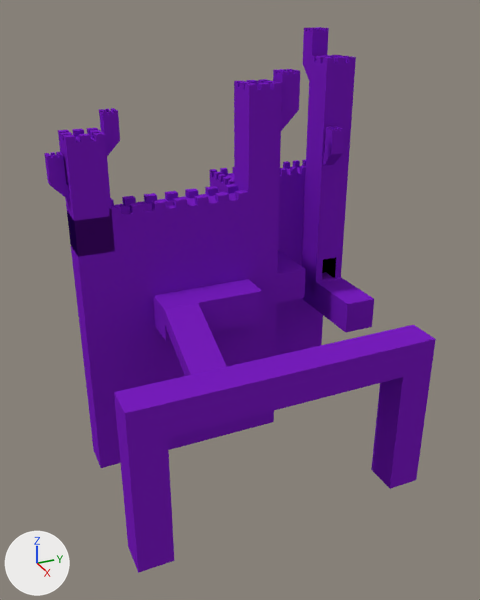
Two versions of the Blender file Assets/Models/level1_prototype.blend, one commit apart.
Before and after are seen from a 50 mm lens placed at (28.9, -16.8, 18.6), pointed at (-3.4, -2.2, 2.5). Arrows for +X, +Y and +Z are at lower left; the lights stay in place.
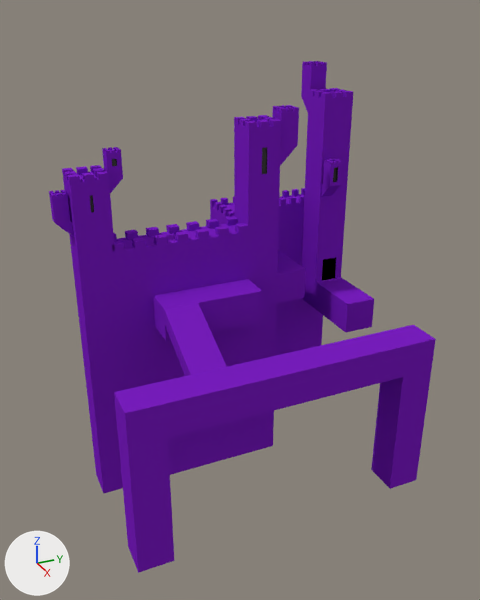
Commit message: modified level1 model

Pixel boxes (x1, y1, x2, y2) of what changed, in the pictures (480 x 600 px; the box of a moved part takes in the faces that stretch with it):
'Cube.003', moved: before (67, 184, 248, 468); after (71, 216, 248, 493)
'Cube.007', moved: before (304, 55, 356, 225); after (302, 88, 353, 254)
'Cube.005', reshaped, moved: before (234, 79, 282, 199); after (234, 115, 281, 232)
'Cube.002', moved: before (210, 167, 279, 429); after (210, 197, 278, 453)
'Cube.006', reshaped, moved (7% narrower, 28% shorter): before (58, 128, 115, 257); after (62, 165, 115, 257)
'Cube.004', moved: before (275, 160, 323, 356); after (275, 188, 323, 356)
'Cube.011', moved: before (273, 69, 300, 131); after (272, 105, 299, 166)
'Cube.010', moved: before (303, 27, 329, 79); after (301, 61, 327, 112)
'Cube.009', moved: before (44, 152, 70, 201); after (49, 190, 74, 237)
'Cube.008', moved: before (99, 108, 120, 156); after (102, 147, 123, 193)
'Cube.012', moved: before (323, 126, 344, 166); after (321, 159, 342, 197)
part 1 of me_cube_022, moved or reshaped: before (302, 245, 343, 294); after (302, 245, 343, 308)
part 2 of me_cube_007, built on: before (248, 89, 282, 199); after (248, 126, 281, 229)
part 3 of me_cube_008, built on: before (58, 136, 115, 257); after (63, 175, 115, 257)

What the commit changed:
Material 'Material.001' (mat_material_001) is new.
Its base color is (0.0536, 0.0536, 0.0536) (black #414141).
me_cube_022 has 24 vertices, 20 faces and spans x -1.0..1.0, y -1.0..1.0, z -2.0..3.0.
me_cube_022 is used by ob_door; location (-8.0, 6.0, 2.0).
Verts and faces of me_cube_022; kept vertices keep their numbers, new ones are numbered from 24.
Before the commit, vertices of me_cube_022: 0 (1.0, 1.0, -2.0), 1 (1.0, -1.0, -2.0) at pixel (315, 295), 2 (-1.0, -1.0, -2.0), 3 (-1.0, 1.0, -2.0).
Part 1, on me_cube_022:
Vertices 0 to 3 move by (0.0, 0.0, -1.0).
me_cube_007 is used by ob_cube_005; location (-6.0, 0.0, 11.0); scale (1.0, 1.0, 3.0).
me_cube_007 had 149 vertices, 133 faces and spanned x -1.0..1.0, y -1.0..1.0, z -1.0..1.1.
me_cube_007 now has 171 vertices, 155 faces and spans x -1.0..1.0, y -1.0..1.0, z -1.0..1.1.
Part 2, on me_cube_007:
1 face is deleted.
11 vertices are added at x 0.9, y -0.17..0.17, z 0.12..0.62.
11 new vertices lie (0.1, 0.0, 0.0) away from vertices in x 0.9, y -0.17..0.17, z 0.12..0.62.
12 new faces join them, mat_material_001 (black #414141).
11 new faces join them, mat_material_025 (purple #7b1fc2).
me_cube_007 now uses material mat_material_001 (black #414141).
me_cube_008 is used by ob_cube_006; location (-6.0, -10.0, 9.0); scale (1.0, 1.0, 3.0).
me_cube_008 had 149 vertices, 133 faces and spanned x -1.0..1.0, y -1.0..1.0, z -1.0..1.1.
me_cube_008 now has 171 vertices, 155 faces and spans x -1.0..1.0, y -1.0..1.0, z -0.33..1.1.
Part 3, on me_cube_008:
4 vertices are removed from x -1.0..1.0, y -1.0..1.0, z -1.0.
5 faces are deleted.
15 vertices are added at x -1.0..1.0, y -1.0..1.0, z -0.33..0.74.
11 new vertices lie (0.15, 0.0, 0.0) away from vertices in x 0.85, y -0.08..0.08, z 0.44..0.74.
15 new faces join them, mat_material_029 (purple #7b1fc2).
12 new faces join them, mat_material_001 (black #414141).
me_cube_008 now uses material mat_material_001 (black #414141).
Object 'Cube.003' (ob_cube_003) moves from (-6.0, -6.0, 0.0) to (-6.0, -6.0, -2.0).
Object 'Cube.002' (ob_cube_002) moves from (-8.0, 0.0, 0.0) to (-8.0, 0.0, -2.0).
Object 'Cube.004' (ob_cube_004) moves from (-10.0, 4.0, 0.0) to (-10.0, 4.0, -2.0).
Object 'Cube.005' (ob_cube_005) moves from (-6.0, 0.0, 11.0) to (-6.0, 0.0, 9.0).
Object 'Cube.006' (ob_cube_006) moves from (-6.0, -10.0, 9.0) to (-6.0, -10.0, 7.0).
Object 'Cube.007' (ob_cube_007) moves from (-8.0, 6.0, 12.0) to (-8.0, 6.0, 10.0).
Object 'Cube.008' (ob_cube_008) moves from (-6.0, -8.5, 12.0) to (-6.0, -8.5, 10.0).
Object 'Cube.009' (ob_cube_009) moves from (-6.0, -11.5, 10.0) to (-6.0, -11.5, 8.0).
Object 'Cube.010' (ob_cube_010) moves from (-9.8, 5.8, 15.0) to (-9.8, 5.8, 13.0).
Object 'Cube.011' (ob_cube_011) moves from (-6.0, 1.8, 13.0) to (-6.0, 1.8, 11.0).
Object 'Cube.012' (ob_cube_012) moves from (-6.5, 5.5, 10.0) to (-6.5, 5.5, 8.0).
